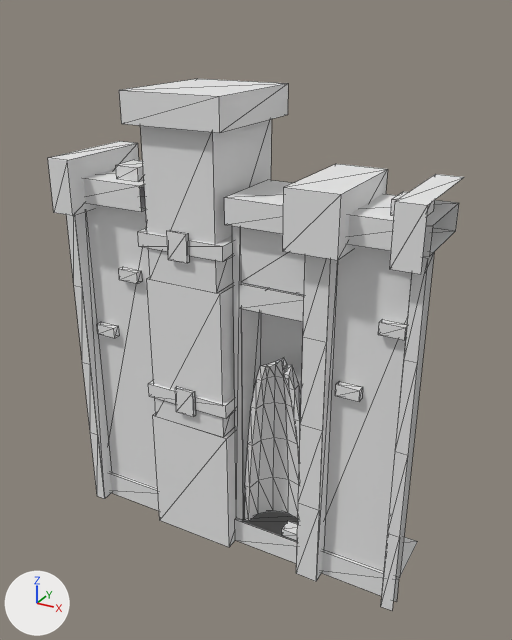
Before and after pictures for a commit that changed the glTF model pit-scene/kit/glb/T1_End_A.glb.
The view is the same before and after, from a camera (50 mm lens) standing at (3.89, -6.33, 6.54) and looking at (0.19, 0.4, 3.18). Arrows for +X, +Y and +Z are at lower left; the lights stay in place. The older version comes first. Mesh edges are drawn as thin lines. Vertices at exactly the same position are counted once.

Names of what the first picture shows: 'T1_End_A'.
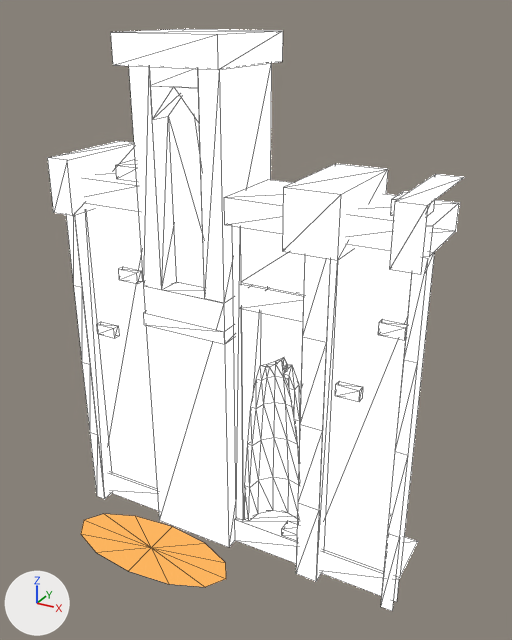
Diff of the bpy script that builds the scene:
```diff
--- a/pit-scene/kit/glb/T1_End_A.glb.py
+++ b/pit-scene/kit/glb/T1_End_A.glb.py
@@ mat_t1_scenery @@
 n0 = _N.new('ShaderNodeBsdfPrincipled'); n0.name = 'Principled BSDF'
 n0.inputs[2].default_value = 0.9  # 'Roughness'
+n0.inputs[28].default_value = 4.0  # 'Emission Strength'
 n1 = _N.new('ShaderNodeOutputMaterial'); n1.name = 'Material Output'
+n2 = _N.new('ShaderNodeMix'); n2.name = 'Mix'
+n2.data_type = 'RGBA'
+n2.blend_type = 'MULTIPLY'
+n2.inputs[0].default_value = 1.0  # 'Factor'
+n2.inputs[7].default_value = (0.8, 0.8, 0.8, 1.0)  # 'B', white #e7e7e7
+n3 = _N.new('ShaderNodeVertexColor'); n3.name = 'Color Attribute'
 _L.new(n0.outputs[0], n1.inputs[0])  # 'BSDF' to 'Surface'
+_L.new(n2.outputs[2], n0.inputs[0])  # 'Result' to 'Base Color'
+_L.new(n3.outputs[0], n2.inputs[6])  # 'Color' to 'A'
@@ mat_t1_beam @@
+mat_t1_beam = bpy.data.materials.new('T1_Beam')
+# nodes: BsdfPrincipled, Mix, OutputMaterial, VertexColor
+# colours: orange #fcb45d, black #000000, mixed with the vertex colours
@@ me_t1_end_a @@
 # used by ob_t1_end_a; location = (0.0, 0.0, 0.0)
-me_t1_end_a.from_pydata(...)  # 329 vertices, 414 faces; spans x -2.25..2.25, y -0.2..1.6, z 0.0..5.75
+me_t1_end_a.from_pydata(...)  # 324 vertices, 415 faces; spans x -2.25..2.25, y -1.03..1.2, z 0.0..6.32
+# me_t1_end_a part 1: the loose piece of 8 vertices spanning x -1.18..0.06, y -0.12..1.4, z 5.4..5.75 is scaled about its middle by (1.03, 0.895, 0.914), then moved by (0.0, -0.12, 0.59)
+# me_t1_end_a part 2: a new loose piece of 13 vertices spanning x -2.01..0.29, y -1.03..-0.07, z 0.05, in mat_t1_beam
+# me_t1_end_a part 3: the loose piece of 8 vertices spanning x -0.69..-0.43, y -0.07..-0.03, z 3.92..4.26 is deleted
+# me_t1_end_a part 4: the loose piece of 8 vertices spanning x -1.13..0.01, y -0.03..1.3, z 4.0..4.18 is deleted
+# me_t1_end_a part 5: the loose piece of 8 vertices spanning x -1.13..0.01, y -0.03..1.3, z 2.0..2.18 is deleted
+# me_t1_end_a part 6: the loose piece of 8 vertices spanning x -0.69..-0.43, y -0.07..-0.03, z 1.92..2.26 is deleted
+# me_t1_end_a part 7
+# 20 vertices are removed from x -1.12..0.0, y 0.0..1.6, z 1.7..5.4
+# 24 faces are deleted
+# 2 vertices move from x -1.12..0.0, y 1.6, z 0.0 to x -1.12..0.0, y 1.1, z 0.0
+# 29 vertices are added at x -1.13..0.01, y -0.03..1.1, z 3.0..6.0
+# 5 new vertices lie (0.0, 0.3, 0.0) away from vertices in x -0.86..-0.26, y 0.0, z 3.5..5.8
+# 49 new faces join them, mat_t1_scenery
 me_t1_end_a.materials.append(mat_t1_scenery)
+me_t1_end_a.materials.append(mat_t1_beam)
```

Changed parts and their boxes [x1, y1, x2, y2] in the pictures (512 x 640 px; the box of a moved part takes in the faces that stretch with it):
'T1_End_A', recoloured, reshaped (lighter, 9% taller)
    before: [48, 79, 464, 611]
    after: [48, 29, 464, 611]
part 1 of me_t1_end_a, moved or reshaped
    before: [119, 79, 288, 133]
    after: [111, 29, 283, 70]
part 2 of me_t1_end_a, added (orange)
    after: [81, 514, 226, 587]
part 3 of me_t1_end_a, deleted
    before: [167, 230, 189, 263]
part 4 of me_t1_end_a, deleted
    before: [138, 228, 234, 262]
part 5 of me_t1_end_a, deleted
    before: [148, 381, 236, 419]
part 6 of me_t1_end_a, deleted
    before: [175, 386, 196, 417]
part 7 of me_t1_end_a, reshaped
    before: [140, 119, 271, 547]
    after: [129, 63, 272, 547]
